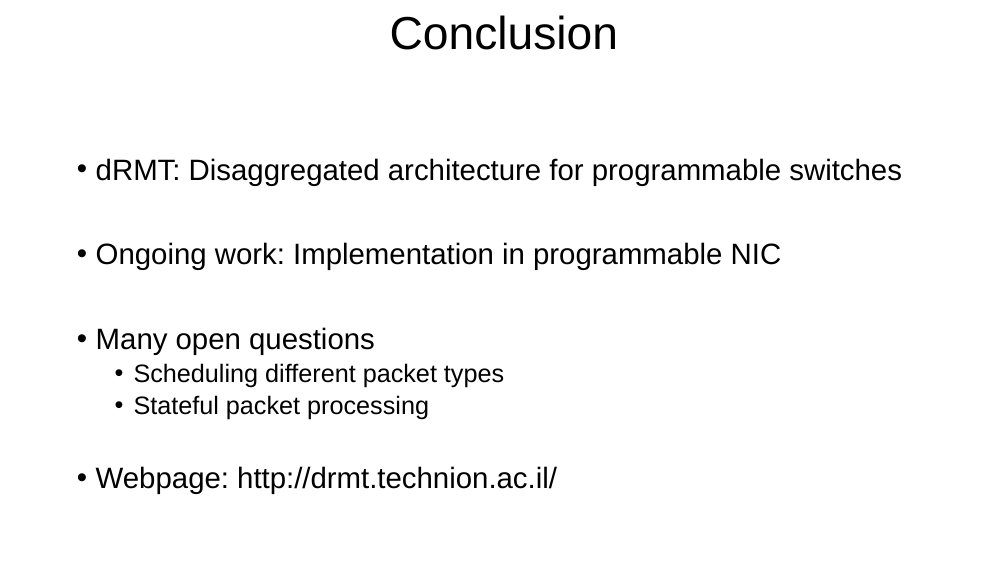
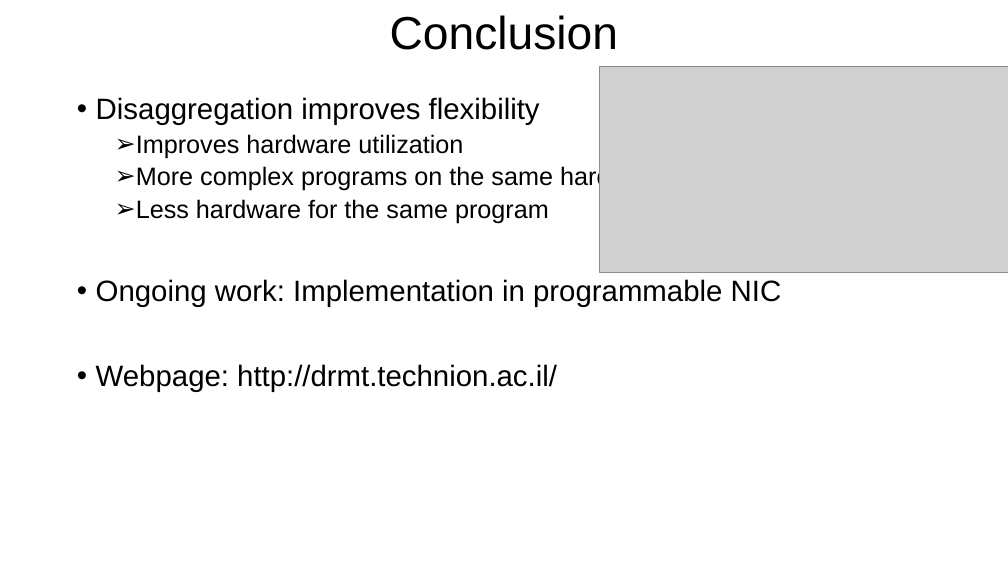
Before and after one commit to anirudhSK/drmt_talk, a slide deck: slide 32 of drmt_sigcomm.pptx. Drawn at 1008x567 pixels with LibreOffice and Linux fonts; fonts in the diff are those of the drawing; grey boxes stand for pictures. Boxes give left, top, right and bottom in pixels: in the first picture for what was removed or moved away, otherwise in the second. Text is boxed around its words. In the diff, an @@ line names an element or a change of style, - is before the commit and + after.

Commit message:
Fix dRMT hardware feasibility and conclusion slides

```diff
--- a/drmt_sigcomm.pptx
+++ b/drmt_sigcomm.pptx
@@ picture added at bbox=[600, 67, 1008, 272] @@
@@ text "Disaggregation improves flexibility": place and size @@
-text "Disaggregation improves flexibility" at bbox=[96, 158, 902, 494]
+text "Disaggregation improves flexibility" at bbox=[96, 97, 782, 392]
@@ text at bbox=[96, 97, 665, 223]: text changed; size 28 to 24 pt @@
-• dRMT: Disaggregated architecture for programmable switches
+• Disaggregation improves flexibility
+  ➢ Improves hardware utilization
+  ➢ More complex programs on the same hardware
+  ➢ Less hardware for the same program
@@ text at bbox=[96, 327, 504, 420]: paragraphs removed @@
-• Many open questions
-  • Scheduling different packet types
-  • Stateful packet processing
```
Also in this commit, not shown: 1 other slide changed.
